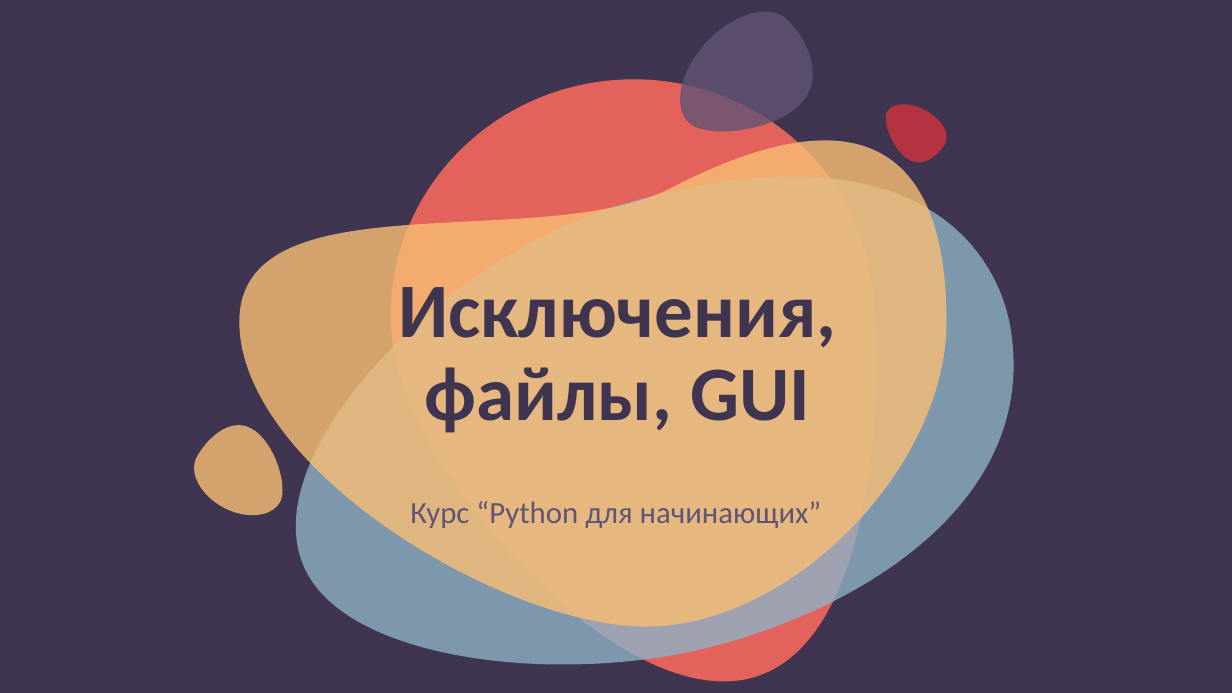
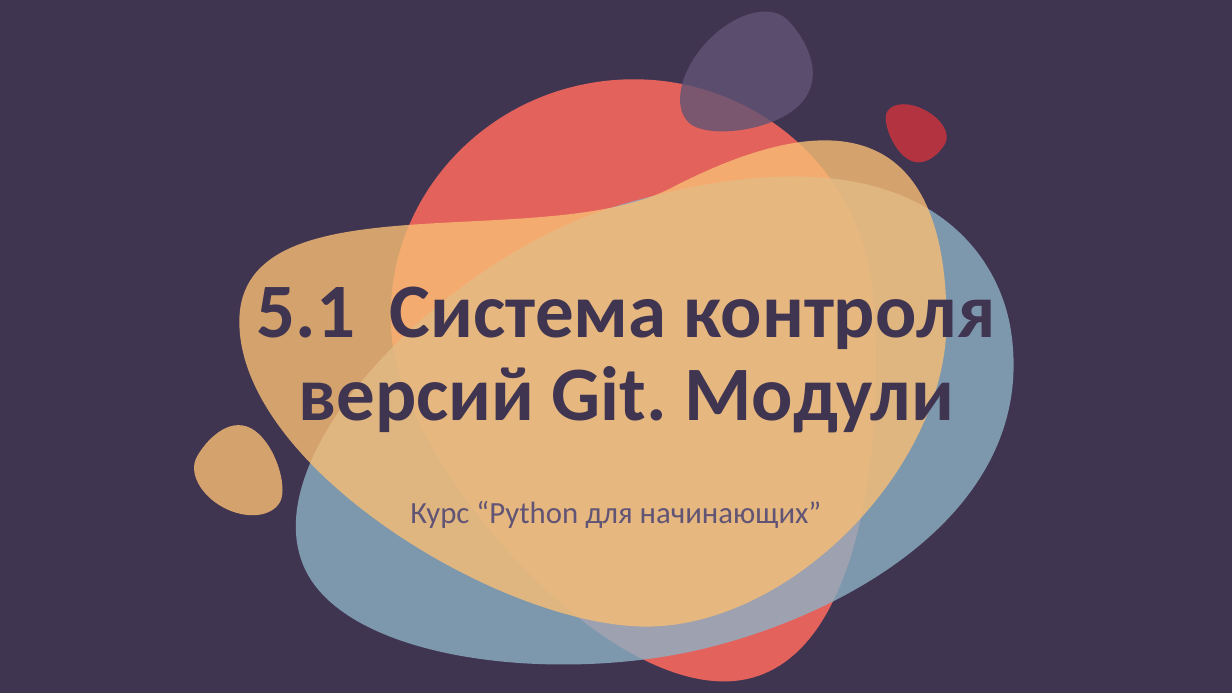
Before and after one commit to nesrv/python-for-odin.study, a slide deck: slide 1 of m5-1-git/презентация.pptx. Drawn at 1232x693 pixels with LibreOffice and Linux fonts; fonts in the diff are those of the drawing. Boxes give left, top, right and bottom in pixels: in the first picture for what was removed or moved away, otherwise in the second. Text is boxed around its words. In the diff, an @@ line names an element or a change of style, - is before the commit and + after.

```diff
--- a/m5-1-git/презентация.pptx
+++ b/m5-1-git/презентация.pptx
@@ title at (x1=257, y1=273, x2=995, y2=438): text changed @@
-Исключения,
-файлы, GUI
+5.1 Система контроля версий Git. Модули
```
Also in this commit, not shown: 8 slides added, 8 slides removed, 10 other files.
